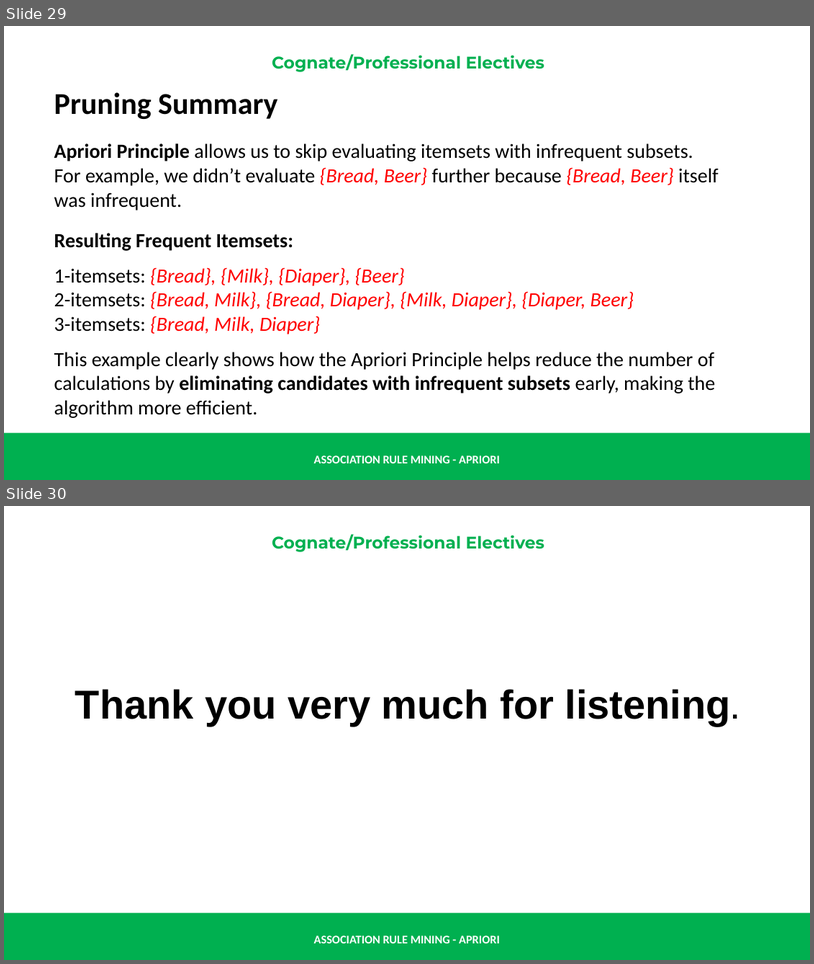
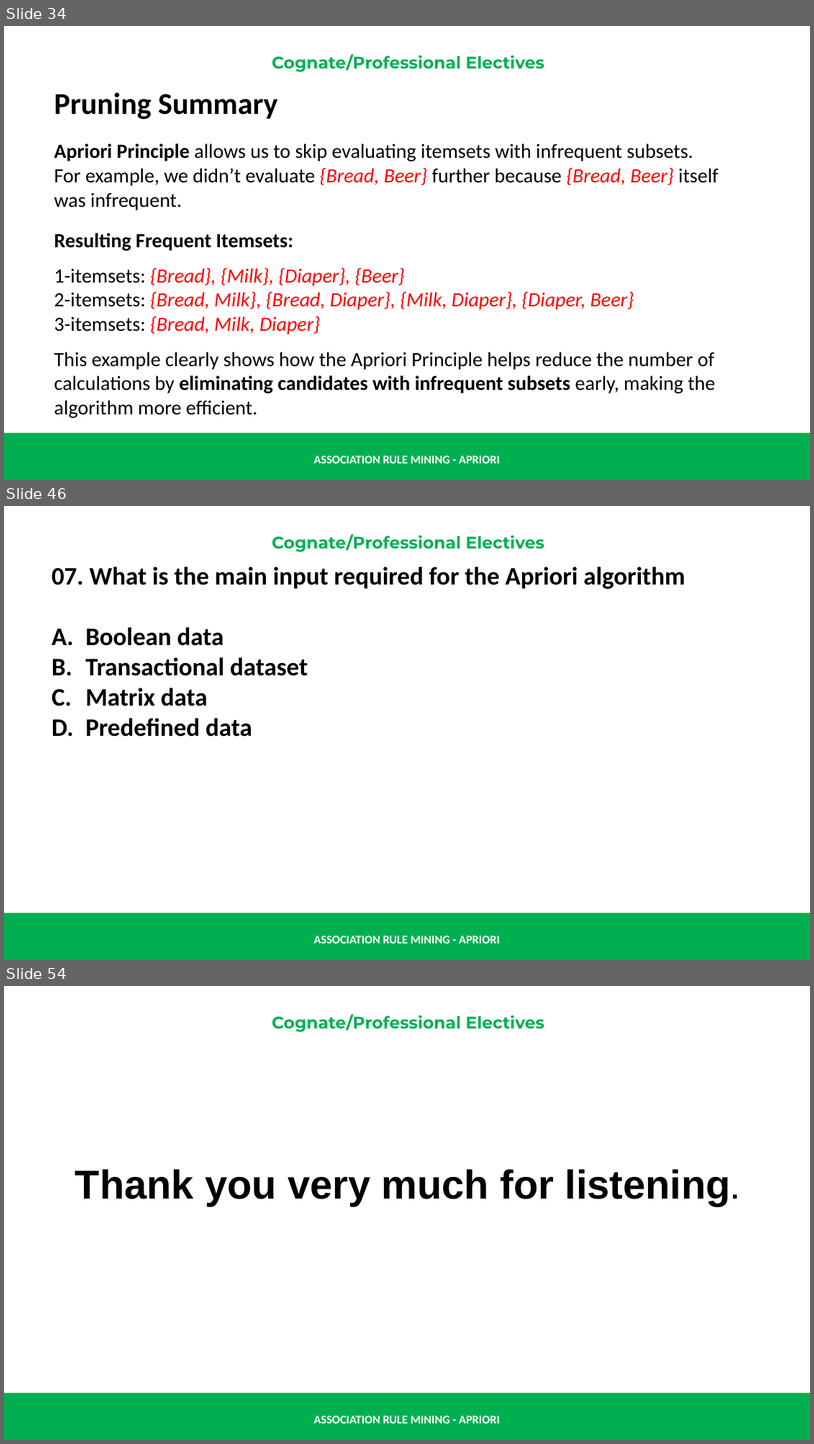
Before and after one commit to renatomaaliw3/public_files, a slide deck: CPE Electives (1 - 3)/01. Lectures Notebook/000. Presentations & Text Books/01. Presentation Slides/30. Association Rule Mining & Apriori.pptx. Shown one above the other, each under a label of ours: slides 29 and 30 before the commit, slides 34, 46 and 54 after it; the slides between them are not shown. The pictures are 814x964 and 814x1444 pixels, drawn with LibreOffice and Linux fonts; fonts in the diff are those of the drawing. Boxes give left, top, right and bottom in pixels: in the first picture for what was removed or moved away, otherwise in the second. Text is boxed around its words. In the diff, an @@ line names an element or a change of style, - is before the commit and + after.

```diff
--- a/CPE Electives (1 - 3)/01. Lectures Notebook/000. Presentations & Text Books/01. Presentation Slides/30. Association Rule Mining & Apriori.pptx
+++ b/CPE Electives (1 - 3)/01. Lectures Notebook/000. Presentations & Text Books/01. Presentation Slides/30. Association Rule Mining & Apriori.pptx
@@ slide 46 added at (4,506,810,960), background #FFFFFF; not listed: 3 template elements that a slide beside it also shows @@
@@ text added at (52,566,685,736), 30 pt, text #000000, bold @@
+  07. What is the main input required for the Apriori algorithm
+  A. Boolean data
+  B. Transactional dataset
+  C. Matrix data
+  D. Predefined data
@@ what was slide 29 is now slide 34 @@
@@ what was slide 30 is now slide 54 @@
```
Also in this commit, not shown: 1 slide changed, 23 other slides added, 1 other file.
